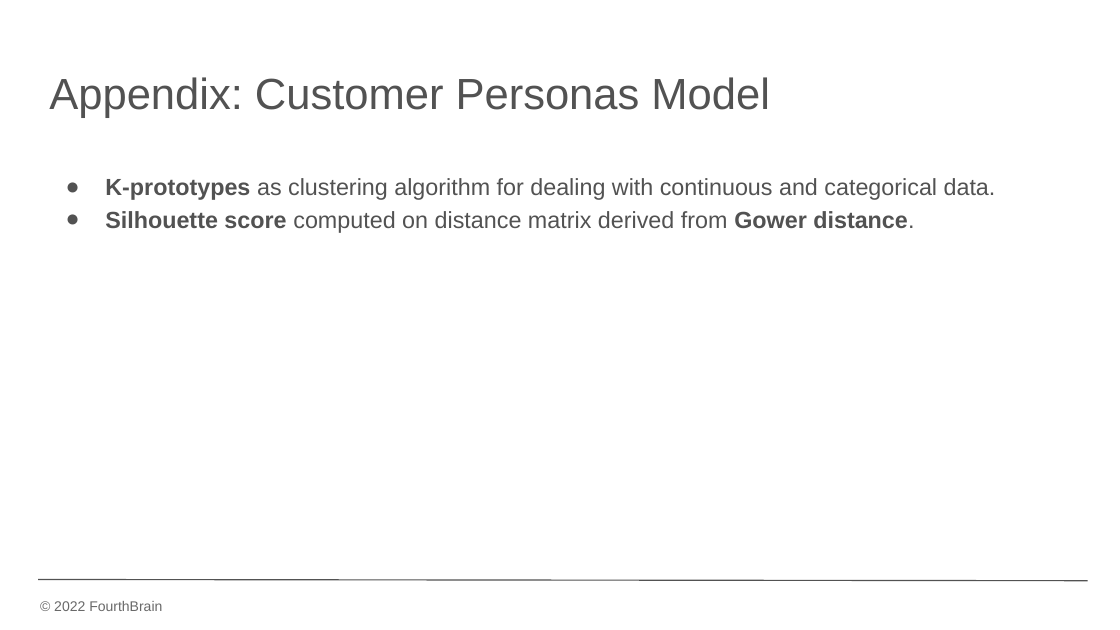
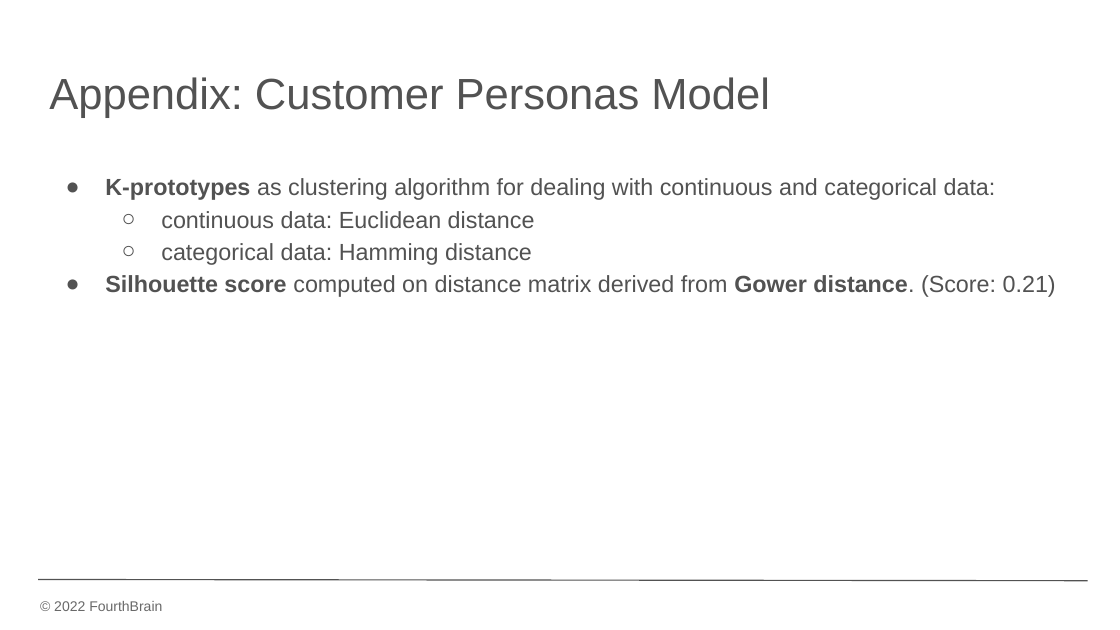
Before and after one commit to davins90/unsupervised_anomaly_detection, a slide deck: slide 16 of src/docs/Decision Intelligence Application.pptx. Drawn at 1120x630 pixels with LibreOffice and Linux fonts; fonts in the diff are those of the drawing; background and template pictures are left out. Boxes give left, top, right and bottom in pixels: in the first picture for what was removed or moved away, otherwise in the second. Text is boxed around its words. In the diff, an @@ line names an element or a change of style, - is before the commit and + after.

```diff
--- a/src/docs/Decision Intelligence Application.pptx
+++ b/src/docs/Decision Intelligence Application.pptx
@@ text at (x1=105, y1=178, x2=1056, y2=297): text changed @@
-● K-prototypes as clustering algorithm for dealing with continuous and categorical data.
-● Silhouette score computed on distance matrix derived from Gower distance.
+● K-prototypes as clustering algorithm for dealing with continuous and categorical data:
+  ○ continuous data: Euclidean distance
+  ○ categorical data: Hamming distance
+● Silhouette score computed on distance matrix derived from Gower distance. (Score: 0.21)
```
Also in this commit, not shown: 12 other slides changed, 1 other file.
